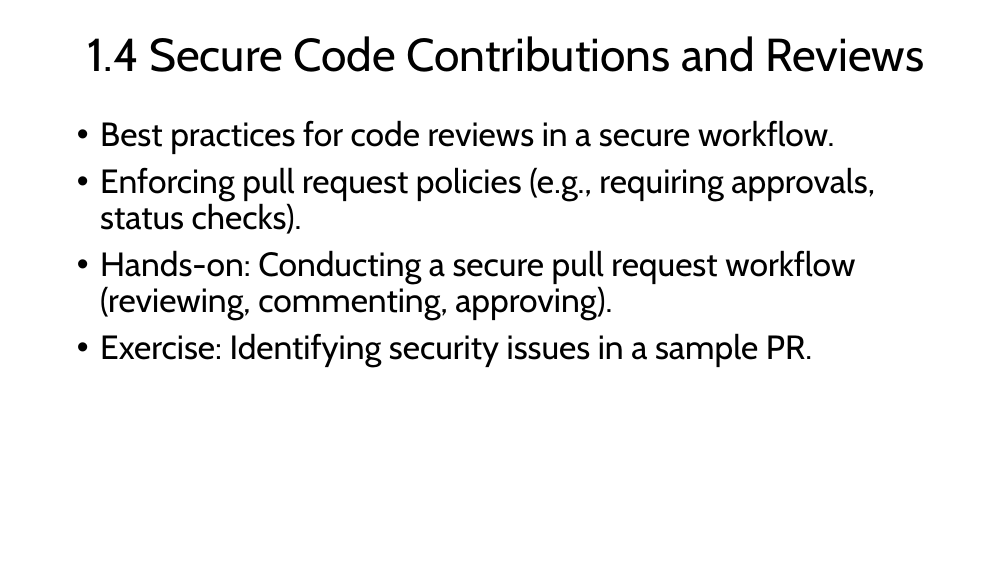
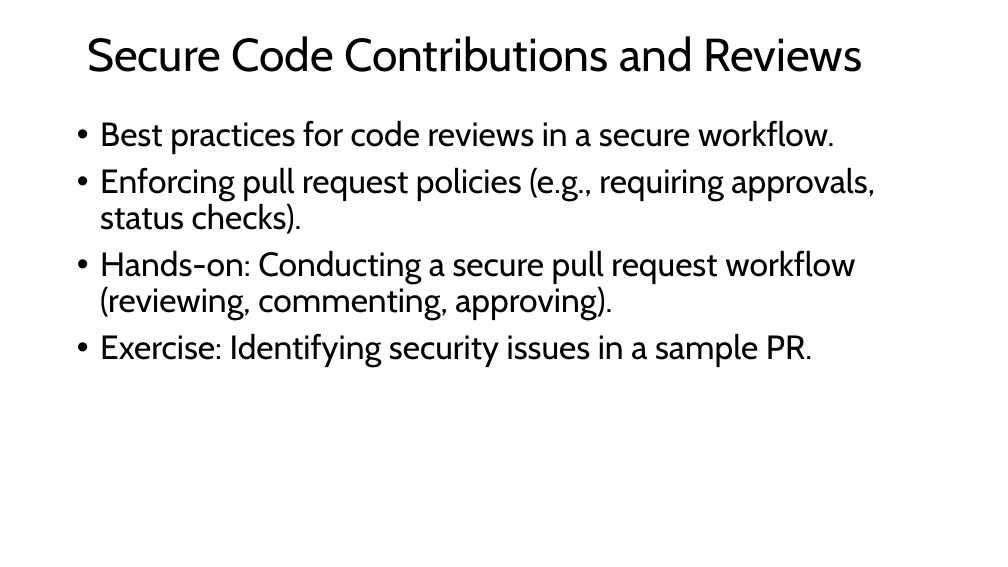
Before and after one commit to FSCJ-FacultyDev/SWC-Columbus-2025, a slide deck: slide 12 of Slides-Day1.pptx. Drawn at 1008x567 pixels with LibreOffice and Linux fonts; fonts in the diff are those of the drawing. Boxes give left, top, right and bottom in pixels: in the first picture for what was removed or moved away, otherwise in the second. Text is boxed around its words. In the diff, an @@ line names an element or a change of style, - is before the commit and + after.

```diff
--- a/Slides-Day1.pptx
+++ b/Slides-Day1.pptx
@@ title at (87,36,862,72): text changed @@
-1.4 Secure Code Contributions and Reviews
+Secure Code Contributions and Reviews
```
Also in this commit, not shown: 12 other slides changed, 9 slides added.
